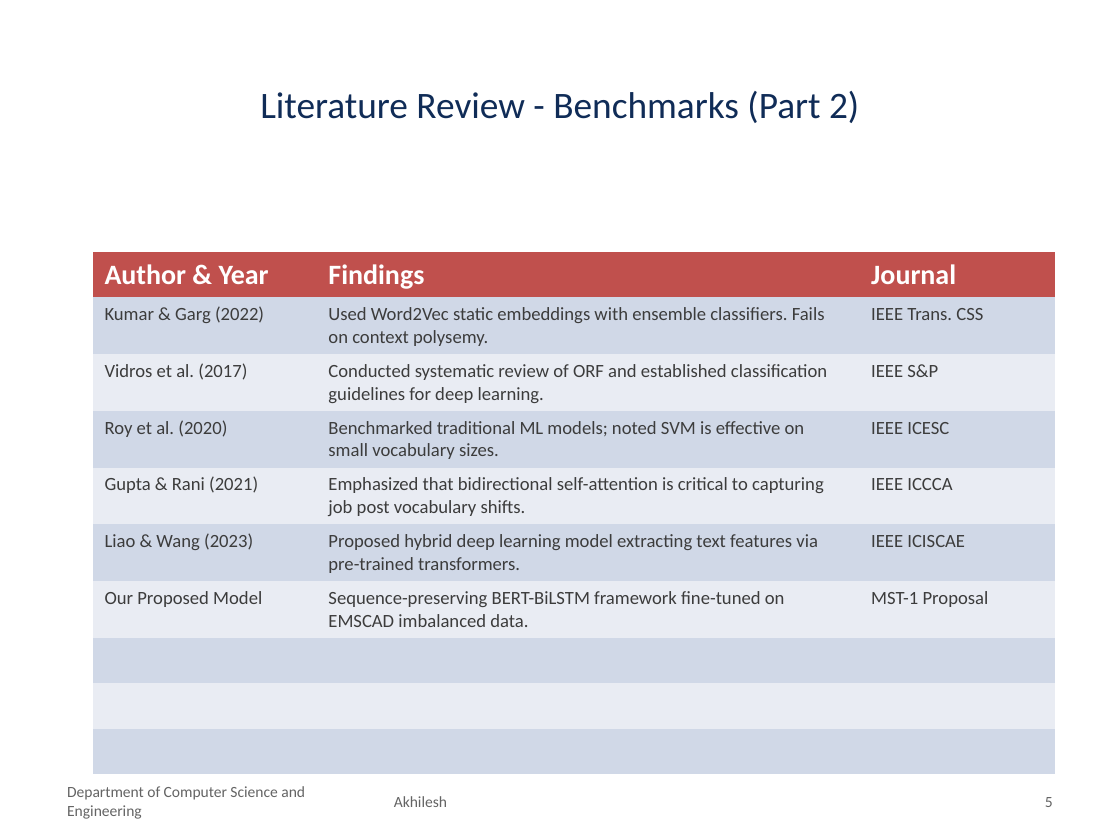
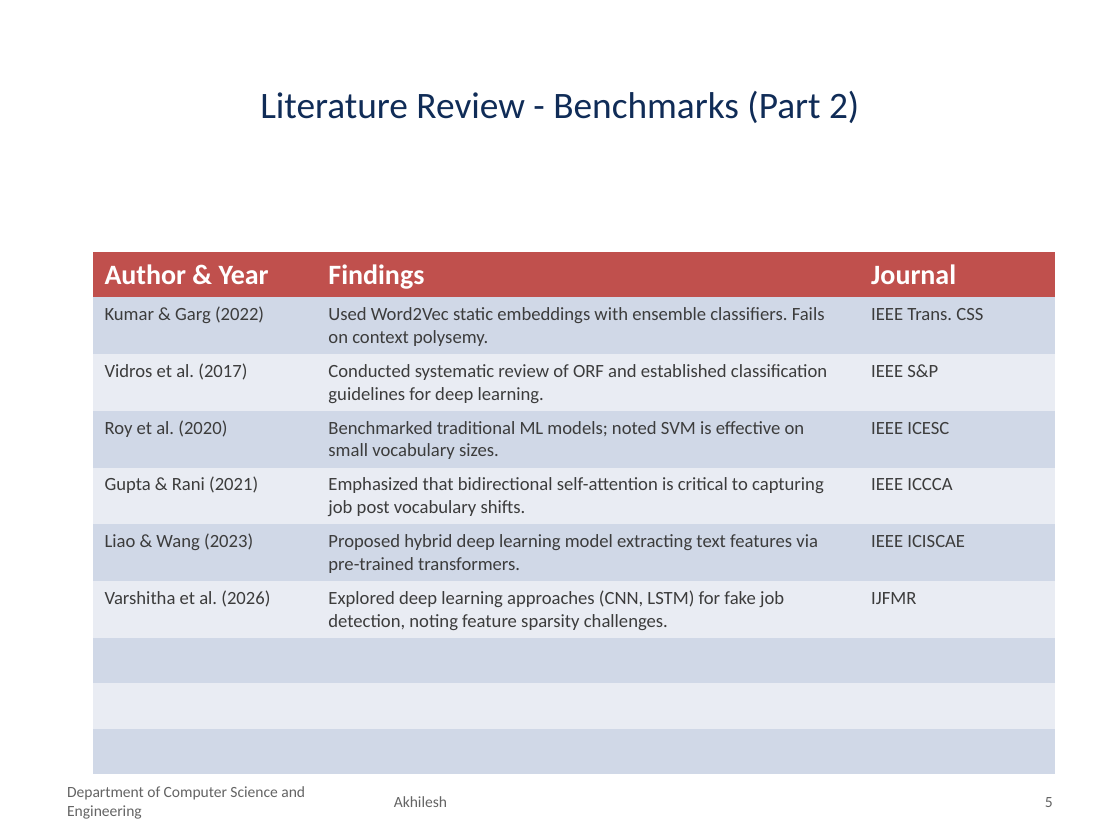
Before and after one commit to akhileshyadav8/Research-Fake-Job-Detection, a slide deck: slide 5 of MST1/Fake_Job_Detection_MST1.pptx. Drawn at 1120x840 pixels with LibreOffice and Linux fonts; fonts in the diff are those of the drawing; background and template pictures are left out. Boxes give left, top, right and bottom in pixels: in the first picture for what was removed or moved away, otherwise in the second. Text is boxed around its words. In the diff, an @@ line names an element or a change of style, - is before the commit and + after.

Commit message:
Update MST-1 PPT: Replace topic in literature review with Varshitha et al. and format all 15 references in APA 7th edition

```diff
--- a/MST1/Fake_Job_Detection_MST1.pptx
+++ b/MST1/Fake_Job_Detection_MST1.pptx
@@ table at <box>93,252,1055,707</box> @@
-row 7: Our Proposed Model | Sequence-preserving BERT-BiLSTM framework fine-tuned on EMSCAD imbalanced data. | MST-1 Proposal
+row 7: Varshitha et al. (2026) | Explored deep learning approaches (CNN, LSTM) for fake job detection, noting feature sparsity challenges. | IJFMR
```
Also in this commit, not shown: 3 other slides changed, 1 slide added.
